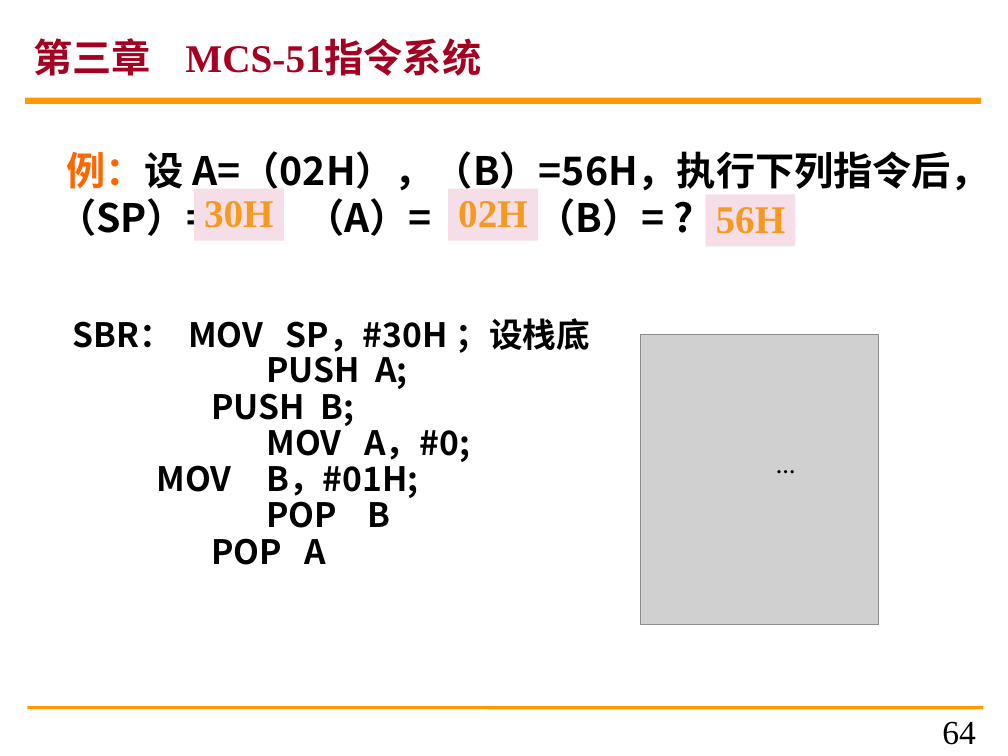
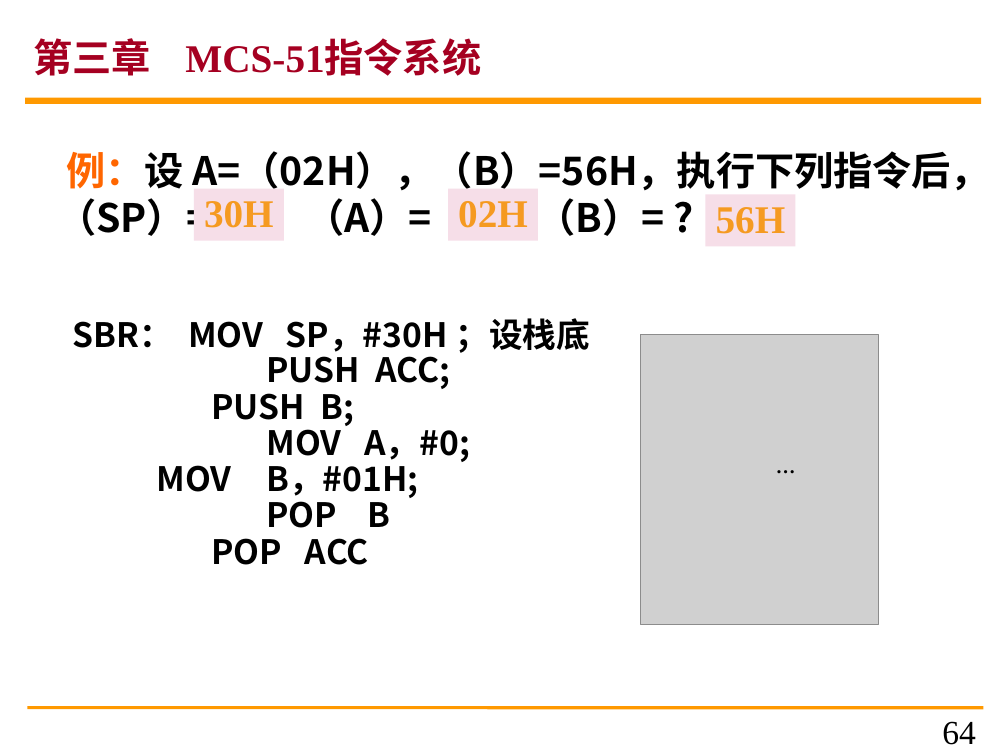
Before and after one commit to caizi333333/Educog-micro2026, a slide deck: slide 64 of public/resources/course/courseware/u3/ch3-v4.pptx. Drawn at 1008x756 pixels with LibreOffice and Linux fonts; fonts in the diff are those of the drawing; grey boxes stand for pictures. Boxes give left, top, right and bottom in pixels: in the first picture for what was removed or moved away, otherwise in the second. Text is boxed around its words. In the diff, an @@ line names an element or a change of style, - is before the commit and + after.

```diff
--- a/public/resources/course/courseware/u3/ch3-v4.pptx
+++ b/public/resources/course/courseware/u3/ch3-v4.pptx
@@ text at (266,348,450,389): text changed @@
-PUSH A;
+PUSH ACC;
@@ text at (211,538,369,565): text changed @@
-POP A
+POP ACC
```
Also in this commit, not shown: 15 other slides changed, 11 other files.
